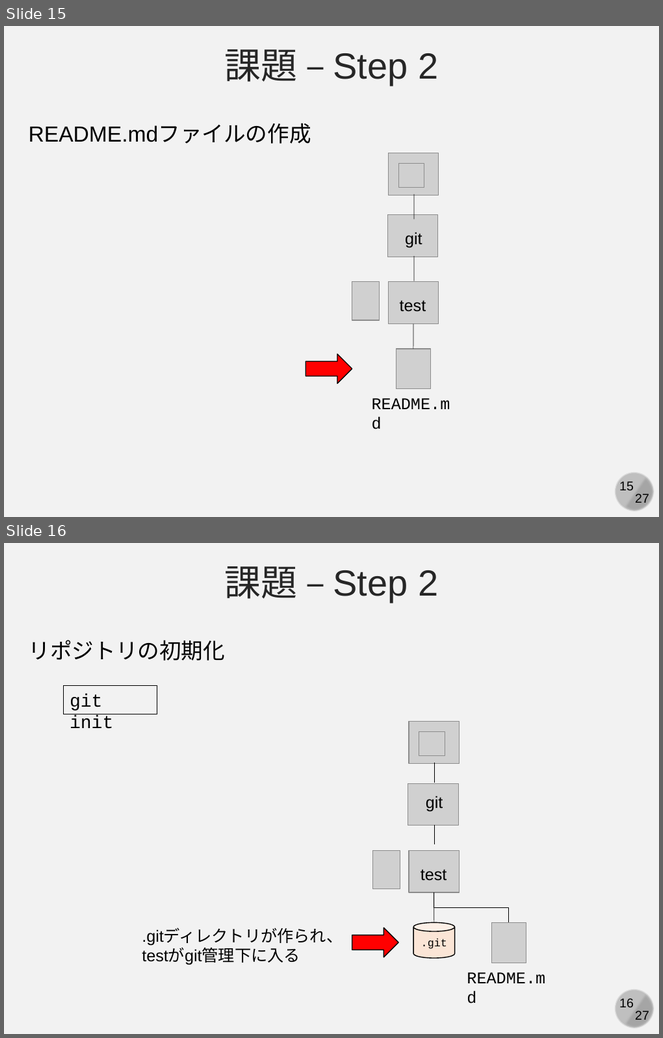
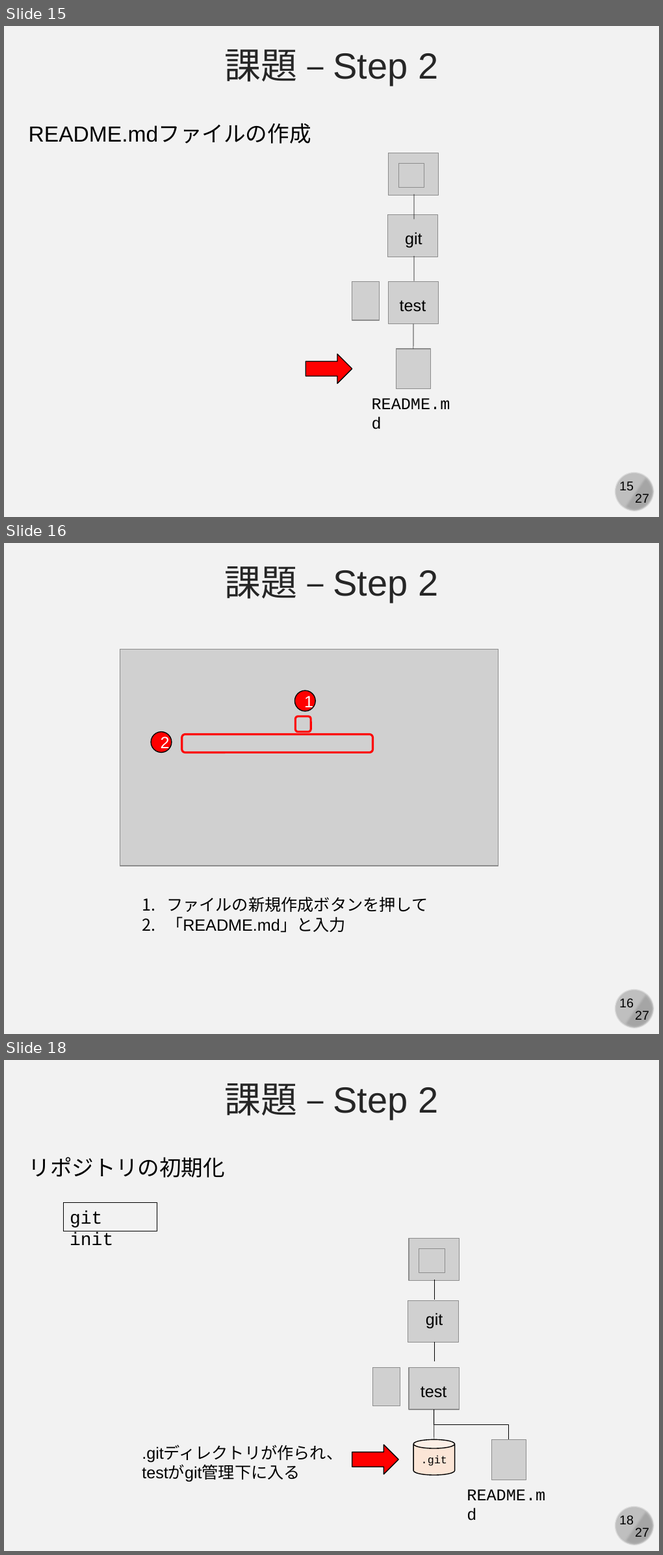
Before and after one commit to kaityo256/github, a slide deck: practice_basic/fig/slide.pptx. Shown one above the other, each under a label of ours: slides 15 and 16 before the commit, slides 15, 16 and 18 after it; the slides between them are not shown. The pictures are 663x1038 and 663x1555 pixels, drawn with LibreOffice and Linux fonts; fonts in the diff are those of the drawing; grey boxes stand for pictures. Boxes give left, top, right and bottom in pixels: in the first picture for what was removed or moved away, otherwise in the second. Text is boxed around its words. In the diff, an @@ line names an element or a change of style, - is before the commit and + after.

```diff
--- a/practice_basic/fig/slide.pptx
+++ b/practice_basic/fig/slide.pptx
@@ slide 16 added at box(4, 543, 659, 1034), background #F2F2F2; not listed: 4 template elements that a slide beside it also shows @@
@@ text added at box(225, 566, 438, 602), 40 pt, text #262626 @@
+課題 – Step 2
@@ picture added at box(120, 649, 498, 866) @@
@@ ellipse added at box(295, 691, 315, 711), fill #FF0000, outline #000000 1 pt, 18 pt, text #FFFFFF @@
+1
@@ rounded rectangle added at box(296, 717, 311, 732), outline #FF0000 2.25 pt @@
@@ ellipse added at box(151, 731, 171, 752), fill #FF0000, outline #000000 1 pt, 18 pt, text #FFFFFF @@
+2
@@ rounded rectangle added at box(182, 734, 373, 753), outline #FF0000 2.25 pt @@
@@ text added at box(166, 897, 428, 933), 18 pt, text #000000 @@
+1. ファイルの新規作成ボタンを押して
+2. 「README.md」と入力
@@ what was slide 16 is now slide 18 @@
```
Also in this commit, not shown: 2 slides changed, 2 other slides added, 6 other files.
